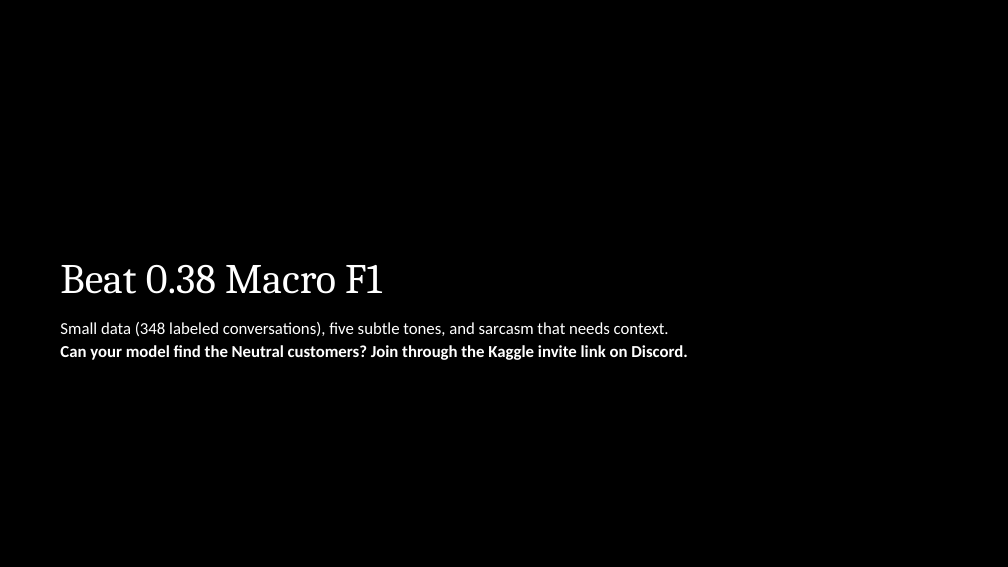
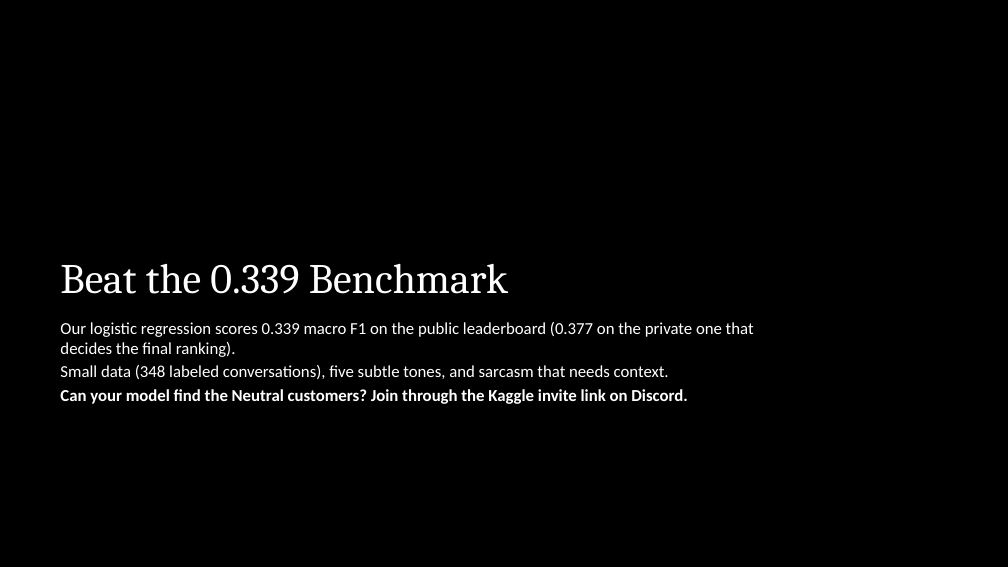
Before and after one commit to VenkatRepaka/CONVOSENSE, a slide deck: slide 12 of docs/phase2a.pptx. Drawn at 1008x567 pixels with LibreOffice and Linux fonts; fonts in the diff are those of the drawing. Boxes give left, top, right and bottom in pixels: in the first picture for what was removed or moved away, otherwise in the second. Text is boxed around its words. In the diff, an @@ line names an element or a change of style, - is before the commit and + after.

```diff
--- a/docs/phase2a.pptx
+++ b/docs/phase2a.pptx
@@ title at (60,263,508,294): text changed @@
-Beat 0.38 Macro F1
+Beat the 0.339 Benchmark
@@ text at (60,322,754,357): paragraph added @@
+Our logistic regression scores 0.339 macro F1 on the public leaderboard (0.377 on the private one that decides the final ranking).
```
Also in this commit, not shown: 6 other files.
